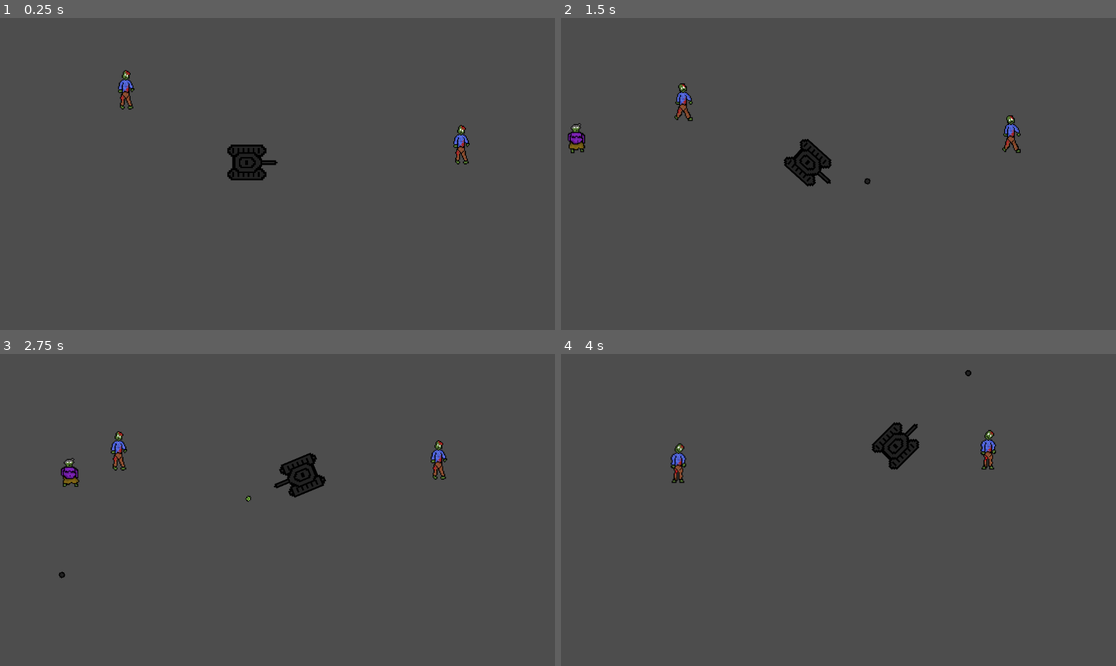
Above: before the commit, frames 1-4 (two rows, left to right).
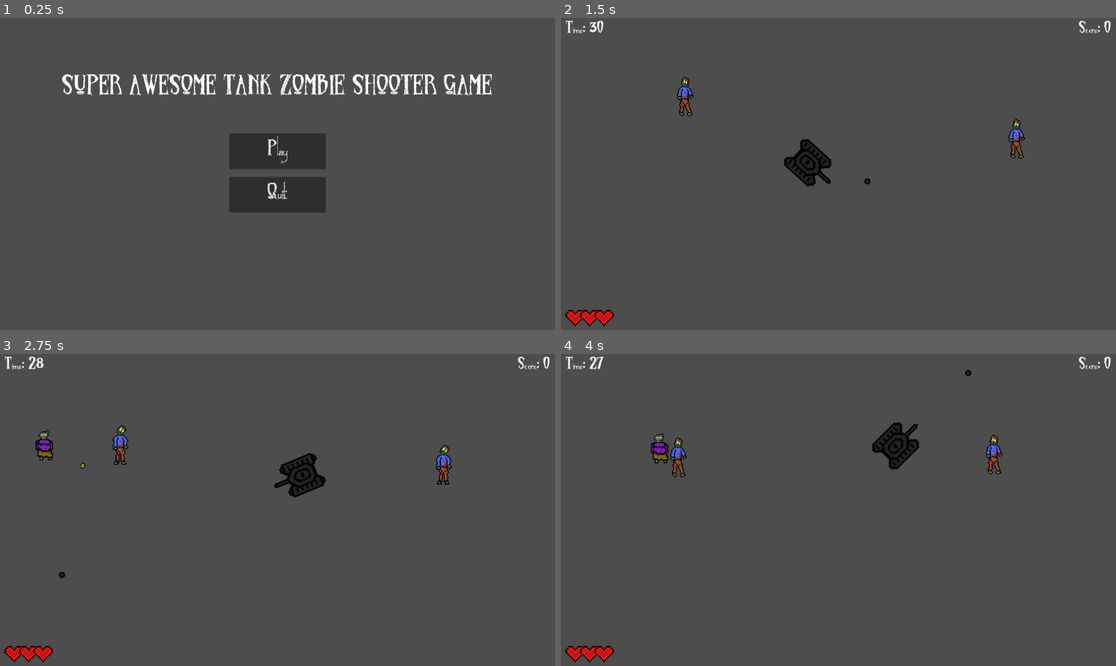
Above: after the commit, the same moments.

Repository: PrestonBrown1/Space-Shooter
Game: Godot game, scene res://UI/main_menu.tscn
Same seed, same stepped clock (60 frames per second), same inputs: the game is played once before the commit and once after it. Before the commit the project starts from res://game.tscn.
Inputs (mouse positions are in pixels of both pictures, inside the frame that each line leads up to):
- Up to frame 1 (0.25 s): no input
- Up to frame 2 (1.5 s): click (838, 152) at 0.5 s, where only the run after the commit has a clickable "Play"; hold D (Right) from 1.28 s (still down); tap Space (Shoot) at 1.35 s
- Up to frame 3 (2.75 s): release D (Right) at 2.03 s; hold S (Back) from 2.03 s (still down); tap Space (Shoot) at 2.1 s
- Up to frame 4 (4 s): release S (Back) at 2.78 s; hold D (Right) 2.78-3.53 s; tap Space (Shoot) at 2.85, 3.6 s; hold W (Forward) from 3.53 s (still down)

The runs differ from the first frame. In frame 1, 6.5% of the frame differs, in the area x 11-89%, y 16-63%; in frame 2, 1.3%; in frame 3, 1.6%; in frame 4, 1.4%.

Commit message:
Completes Project

Diff:
--- a/Enemy/Spitter.gd
+++ b/Enemy/Spitter.gd
@@ -19,7 +19,7 @@
 	position += direction
 	position.y = initialPosition.y + sin(position.x / 20) * wobble
 
-	if (position.x > 1200):
+	if (position.x > Global.VP.x + 100):
 		queue_free()
 
 func _on_timer_timeout():
@@ -38,6 +38,7 @@
 	health -= dmg
 
 	if (health <= 0):
+		Global.updateScore(20)
 		queue_free()
 
 
--- a/Enemy/spitter.tscn
+++ b/Enemy/spitter.tscn
@@ -1,11 +1,11 @@
 [gd_scene load_steps=8 format=3 uid="uid://dsr53my7703b8"]
 
 [ext_resource type="Script" path="res://Enemy/Spitter.gd" id="1_lvojd"]
-[ext_resource type="Texture2D" uid="uid://bxiu7ufk3oq2y" path="res://Assets/ZombieSpitter1W1.png" id="2_2lxvy"]
-[ext_resource type="Texture2D" uid="uid://yoolx3bilpy7" path="res://Assets/ZombieSpitter1W2.png" id="3_nixxo"]
-[ext_resource type="Texture2D" uid="uid://xbilfag5x2fl" path="res://Assets/ZombieSpitter1W3.png" id="4_ini6g"]
-[ext_resource type="Texture2D" uid="uid://b7bb2srnoapyl" path="res://Assets/ZombieSpitter1W4.png" id="5_48k7r"]
-[ext_resource type="Texture2D" uid="uid://brbpovnrogekx" path="res://Assets/ZombieSpitter1W5.png" id="6_gmqyh"]
+[ext_resource type="Texture2D" uid="uid://bxiu7ufk3oq2y" path="res://Assets/Zombies/ZombieSpitter1W1.png" id="2_2lxvy"]
+[ext_resource type="Texture2D" uid="uid://yoolx3bilpy7" path="res://Assets/Zombies/ZombieSpitter1W2.png" id="3_nixxo"]
+[ext_resource type="Texture2D" uid="uid://xbilfag5x2fl" path="res://Assets/Zombies/ZombieSpitter1W3.png" id="4_ini6g"]
+[ext_resource type="Texture2D" uid="uid://b7bb2srnoapyl" path="res://Assets/Zombies/ZombieSpitter1W4.png" id="5_48k7r"]
+[ext_resource type="Texture2D" uid="uid://brbpovnrogekx" path="res://Assets/Zombies/ZombieSpitter1W5.png" id="6_gmqyh"]
 
 [sub_resource type="SpriteFrames" id="SpriteFrames_n0xes"]
 animations = [{
--- /dev/null
+++ b/HUD.gd
@@ -0,0 +1,33 @@
+extends Control
+
+var Indicator = load("res://UI/indicator.tscn")
+var livesPosition = Vector2(30, 15)
+var livesIndex = 30
+
+func _ready():
+	updateScore()
+	updateTime()
+	updateLives()
+
+func updateScore():
+	$Score.text = "Score: " + str(Global.score)
+
+func updateTime():
+	$Time.text = "Time: " + str(Global.time)
+
+func _on_timer_timeout():
+	Global.updateTime(-1)
+	updateTime()
+
+	if Global.time < 0:
+		get_tree().change_scene_to_file("res://UI/end_game.tscn")
+
+func updateLives():
+	for child in $IndicatorContainer.get_children():
+		child.queue_free()
+
+	for i in range(Global.lives):
+		var indicator = Indicator.instantiate()
+		indicator.position = livesPosition + Vector2(livesIndex * i, 0)
+
+		$IndicatorContainer.add_child(indicator)
--- a/Player/Player.gd
+++ b/Player/Player.gd
@@ -32,8 +32,8 @@
 	if (Input.is_action_just_released("Back") || Input.is_action_just_released("Forward")):
 		velocity = Vector2(0, 0)
 
-	position.x = wrapf(position.x, 0, 1152)
-	position.y = wrapf(position.y, 0, 648)
+	position.x = wrapf(position.x, 0, Global.VP.x)
+	position.y = wrapf(position.y, 0, Global.VP.y)
 	velocity = velocity.normalized() * clamp(velocity.length(), 0, maxSpeed)
 
 	position = position + velocity
@@ -63,6 +63,7 @@
 			hide()
 			await explosion._on_animation_finished
 
+		Global.updateLives(-1)
 		queue_free()
 
 
--- /dev/null
+++ b/UI/Menu.gd
@@ -0,0 +1,15 @@
+extends Control
+
+
+func _on_restart_pressed():
+	Global.reset()
+	get_tree().change_scene_to_file("res://game.tscn")
+
+
+func _on_resume_pressed():
+	get_tree().paused = false
+	hide()
+
+
+func _on_quit_pressed():
+	get_tree().quit()
--- /dev/null
+++ b/UI/end_game.gd
@@ -0,0 +1,12 @@
+extends Control
+
+func _ready():
+	$Label.text = "We wanted your brains! Score: " + str(Global.score)
+
+func _on_play_pressed():
+	Global.reset()
+	get_tree().change_scene_to_file("res://game.tscn")
+
+
+func _on_quit_pressed():
+	get_tree().quit()
--- /dev/null
+++ b/UI/end_game.tscn
@@ -0,0 +1,63 @@
+[gd_scene load_steps=3 format=3 uid="uid://dd6577khsfr0l"]
+
+[ext_resource type="Script" path="res://UI/end_game.gd" id="1_u6of6"]
+[ext_resource type="FontFile" uid="uid://ccc8ydygb0nv5" path="res://UI/Fonts/Zombified.ttf" id="2_mt7vl"]
+
+[node name="EndGame" type="Control"]
+layout_mode = 3
+anchors_preset = 15
+anchor_right = 1.0
+anchor_bottom = 1.0
+grow_horizontal = 2
+grow_vertical = 2
+script = ExtResource("1_u6of6")
+
+[node name="Label" type="Label" parent="."]
+layout_mode = 1
+anchors_preset = 5
+anchor_left = 0.5
+anchor_right = 0.5
+offset_left = -134.0
+offset_top = 150.0
+offset_right = 134.0
+offset_bottom = 239.0
+grow_horizontal = 2
+theme_override_fonts/font = ExtResource("2_mt7vl")
+theme_override_font_sizes/font_size = 50
+text = "Your brains were good!"
+
+[node name="Play" type="Button" parent="."]
+layout_mode = 1
+anchors_preset = 8
+anchor_left = 0.5
+anchor_top = 0.5
+anchor_right = 0.5
+anchor_bottom = 0.5
+offset_left = -61.0
+offset_top = -74.0
+offset_right = 61.0
+grow_horizontal = 2
+grow_vertical = 2
+theme_override_fonts/font = ExtResource("2_mt7vl")
+theme_override_font_sizes/font_size = 40
+text = "Play Again?"
+
+[node name="Quit" type="Button" parent="."]
+layout_mode = 1
+anchors_preset = 8
+anchor_left = 0.5
+anchor_top = 0.5
+anchor_right = 0.5
+anchor_bottom = 0.5
+offset_left = -61.0
+offset_top = 16.0
+offset_right = 61.0
+offset_bottom = 90.0
+grow_horizontal = 2
+grow_vertical = 2
+theme_override_fonts/font = ExtResource("2_mt7vl")
+theme_override_font_sizes/font_size = 40
+text = "Quit"
+
+[connection signal="pressed" from="Play" to="." method="_on_play_pressed"]
+[connection signal="pressed" from="Quit" to="." method="_on_quit_pressed"]
--- /dev/null
+++ b/UI/indicator.tscn
@@ -0,0 +1,10 @@
+[gd_scene load_steps=2 format=3 uid="uid://bdir340f73luc"]
+
+[ext_resource type="Texture2D" uid="uid://c2eg13ahvjcqm" path="res://Assets/Heart.png" id="1_smv1e"]
+
+[node name="Indicator" type="Node2D"]
+
+[node name="Sprite2D" type="Sprite2D" parent="."]
+position = Vector2(1, 5)
+scale = Vector2(0.307632, 0.308622)
+texture = ExtResource("1_smv1e")
--- /dev/null
+++ b/UI/main_menu.gd
@@ -0,0 +1,8 @@
+extends Control
+
+func _on_play_pressed():
+	get_tree().change_scene_to_file("res://game.tscn")
+
+
+func _on_quit_pressed():
+	get_tree().quit()
--- /dev/null
+++ b/UI/main_menu.tscn
@@ -0,0 +1,66 @@
+[gd_scene load_steps=3 format=3 uid="uid://bkeeahfhhmysq"]
+
+[ext_resource type="Script" path="res://UI/main_menu.gd" id="1_ok4e1"]
+[ext_resource type="FontFile" uid="uid://ccc8ydygb0nv5" path="res://UI/Fonts/Zombified.ttf" id="1_yanaj"]
+
+[node name="MainMenu" type="Control"]
+layout_mode = 3
+anchors_preset = 15
+anchor_right = 1.0
+anchor_bottom = 1.0
+grow_horizontal = 2
+grow_vertical = 2
+script = ExtResource("1_ok4e1")
+
+[node name="Label" type="Label" parent="."]
+layout_mode = 1
+anchors_preset = 15
+anchor_right = 1.0
+anchor_bottom = 1.0
+offset_bottom = -348.0
+grow_horizontal = 2
+grow_vertical = 2
+theme_override_fonts/font = ExtResource("1_yanaj")
+theme_override_font_sizes/font_size = 50
+text = "SUPER AWESOME TANK ZOMBIE SHOOTER GAME"
+horizontal_alignment = 1
+vertical_alignment = 1
+
+[node name="Play" type="Button" parent="."]
+layout_mode = 1
+anchors_preset = 8
+anchor_left = 0.5
+anchor_top = 0.5
+anchor_right = 0.5
+anchor_bottom = 0.5
+offset_left = -100.0
+offset_top = -84.0
+offset_right = 100.0
+offset_bottom = -10.0
+grow_horizontal = 2
+grow_vertical = 2
+theme_override_fonts/font = ExtResource("1_yanaj")
+theme_override_font_sizes/font_size = 40
+text = "Play
+"
+
+[node name="Quit" type="Button" parent="."]
+layout_mode = 1
+anchors_preset = 8
+anchor_left = 0.5
+anchor_top = 0.5
+anchor_right = 0.5
+anchor_bottom = 0.5
+offset_left = -100.0
+offset_top = 6.0
+offset_right = 100.0
+offset_bottom = 80.0
+grow_horizontal = 2
+grow_vertical = 2
+theme_override_fonts/font = ExtResource("1_yanaj")
+theme_override_font_sizes/font_size = 40
+text = "Quit
+"
+
+[connection signal="pressed" from="Play" to="." method="_on_play_pressed"]
+[connection signal="pressed" from="Quit" to="." method="_on_quit_pressed"]
--- a/Zombie/zombie.gd
+++ b/Zombie/zombie.gd
@@ -10,12 +10,13 @@
 
 
 func _physics_process(_delta):
-	position.x = wrapf(position.x, 0, 1152)
-	position.y = wrapf(position.y, 0, 648)
+	position.x = wrapf(position.x, 0, Global.VP.x)
+	position.y = wrapf(position.y, 0, Global.VP.y)
 	move_and_slide()
 
 func damage(d):
 	health -= d
 
 	if (health <= 0):
+		Global.updateScore(10)
 		queue_free()
--- a/game.tscn
+++ b/game.tscn
@@ -1,9 +1,12 @@
-[gd_scene load_steps=5 format=3 uid="uid://exrwvyqwudl1"]
+[gd_scene load_steps=8 format=3 uid="uid://exrwvyqwudl1"]
 
 [ext_resource type="PackedScene" uid="uid://csxqvjn2hlel1" path="res://player.tscn" id="1_ea8hh"]
 [ext_resource type="PackedScene" uid="uid://ddn6x8eb3s0xv" path="res://zombie.tscn" id="2_4enm8"]
 [ext_resource type="Script" path="res://PlayerContainer.gd" id="2_iob38"]
 [ext_resource type="PackedScene" uid="uid://dsr53my7703b8" path="res://Enemy/spitter.tscn" id="3_7e3tg"]
+[ext_resource type="FontFile" uid="uid://ccc8ydygb0nv5" path="res://UI/Fonts/Zombified.ttf" id="5_7il56"]
+[ext_resource type="Script" path="res://HUD.gd" id="5_hhkmi"]
+[ext_resource type="Script" path="res://UI/Menu.gd" id="7_td3vq"]
 
 [node name="Game" type="Node2D"]
 
@@ -26,3 +29,143 @@
 
 [node name="Spitter" parent="SpitterContainer" instance=ExtResource("3_7e3tg")]
 position = Vector2(784, 112)
+
+[node name="UI" type="CanvasLayer" parent="."]
+
+[node name="HUD" type="Control" parent="UI"]
+layout_mode = 3
+anchors_preset = 15
+anchor_right = 1.0
+anchor_bottom = 1.0
+grow_horizontal = 2
+grow_vertical = 2
+script = ExtResource("5_hhkmi")
+
+[node name="Score" type="Label" parent="UI/HUD"]
+layout_mode = 1
+anchors_preset = 1
+anchor_left = 1.0
+anchor_right = 1.0
+offset_left = -210.0
+offset_right = -10.0
+offset_bottom = 40.0
+grow_horizontal = 0
+theme_override_fonts/font = ExtResource("5_7il56")
+theme_override_font_sizes/font_size = 30
+text = "Score: "
+horizontal_alignment = 2
+vertical_alignment = 1
+
+[node name="Time" type="Label" parent="UI/HUD"]
+layout_mode = 1
+offset_left = 10.0
+offset_right = 210.0
+offset_bottom = 40.0
+theme_override_fonts/font = ExtResource("5_7il56")
+theme_override_font_sizes/font_size = 30
+text = "Time: "
+vertical_alignment = 1
+
+[node name="IndicatorContainer" type="Control" parent="UI/HUD"]
+layout_mode = 1
+anchors_preset = 12
+anchor_top = 1.0
+anchor_right = 1.0
+anchor_bottom = 1.0
+offset_top = -40.0
+grow_horizontal = 2
+grow_vertical = 0
+
+[node name="Timer" type="Timer" parent="UI/HUD"]
+autostart = true
+
+[node name="Menu" type="Control" parent="UI"]
+process_mode = 3
+visible = false
+layout_mode = 3
+anchors_preset = 15
+anchor_right = 1.0
+anchor_bottom = 1.0
+grow_horizontal = 2
+grow_vertical = 2
+script = ExtResource("7_td3vq")
+
+[node name="ColorRect" type="ColorRect" parent="UI/Menu"]
+layout_mode = 1
+anchors_preset = 15
+anchor_right = 1.0
+anchor_bottom = 1.0
+grow_horizontal = 2
+grow_vertical = 2
+color = Color(0, 0, 0, 0.501961)
+
+[node name="PauseMenu" type="Label" parent="UI/Menu"]
+layout_mode = 1
+anchors_preset = 15
+anchor_right = 1.0
+anchor_bottom = 1.0
+offset_bottom = -248.0
+grow_horizontal = 2
+grow_vertical = 2
+theme_override_fonts/font = ExtResource("5_7il56")
+theme_override_font_sizes/font_size = 70
+text = "Paused"
+horizontal_alignment = 1
+vertical_alignment = 1
+
+[node name="Restart" type="Button" parent="UI/Menu"]
+layout_mode = 1
+anchors_preset = 8
+anchor_left = 0.5
+anchor_top = 0.5
+anchor_right = 0.5
+anchor_bottom = 0.5
+offset_left = -40.5
+offset_top = 26.0
+offset_right = 40.5
+offset_bottom = 100.0
+grow_horizontal = 2
+grow_vertical = 2
+theme_override_fonts/font = ExtResource("5_7il56")
+theme_override_font_sizes/font_size = 40
+text = "Restart"
+
+[node name="Resume" type="Button" parent="UI/Menu"]
+layout_mode = 1
+anchors_preset = 8
+anchor_left = 0.5
+anchor_top = 0.5
+anchor_right = 0.5
+anchor_bottom = 0.5
+offset_left = -41.5
+offset_top = -74.0
+offset_right = 41.5
+grow_horizontal = 2
+grow_vertical = 2
+theme_override_fonts/font = ExtResource("5_7il56")
+theme_override_font_sizes/font_size = 40
+text = "Resume
+"
+
+[node name="Quit" type="Button" parent="UI/Menu"]
+layout_mode = 1
+anchors_preset = 8
+anchor_left = 0.5
+anchor_top = 0.5
+anchor_right = 0.5
+anchor_bottom = 0.5
+offset_left = -40.5
+offset_top = 126.0
+offset_right = 40.5
+offset_bottom = 200.0
+grow_horizontal = 2
+grow_vertical = 2
+theme_override_fonts/font = ExtResource("5_7il56")
+theme_override_font_sizes/font_size = 40
+text = "Quit
+"
+
+[connection signal="timeout" from="UI/HUD/Timer" to="UI/HUD" method="_on_timer_timeout"]
+[connection signal="pressed" from="UI/Menu/Restart" to="UI/Menu" method="_on_restart_pressed"]
+[connection signal="pressed" from="UI/Menu/Resume" to="UI/Menu" method="_on_resume_pressed"]
+[connection signal="pressed" from="UI/Menu/Quit" to="UI/Menu" method="_on_quit_pressed"]
--- a/global.gd
+++ b/global.gd
@@ -1,8 +1,61 @@
 extends Node
 
+var VP = Vector2.ZERO
+var score = 0
+var lives = 0
+var time = 0
+
 func _ready():
+	process_mode = Node.PROCESS_MODE_ALWAYS
 	randomize()
+	VP = get_viewport().size
+	var _signal = get_tree().get_root().size_changed.connect(_resize)
+	reset()
 
 func _process(_delta):
-	if (Input.is_action_pressed("Quit")):
-		get_tree().quit()
+	if (Input.is_action_just_pressed("Quit")):
+		var menu = get_node_or_null("/root/Game/UI/Menu")
+		if (menu == null):
+			get_tree().quit()
+		else:
+			if menu.visible:
+				get_tree().paused = false
+				menu.hide()
+			else:
+				get_tree().paused = true
+				menu.show()
+
+	var ZombieContainer = get_node_or_null("/root/Game/ZombieContainer")
+	var SpitterContainer = get_node_or_null("/root/Game/SpitterContainer")
+
+	if (ZombieContainer != null and SpitterContainer != null):
+		if (ZombieContainer.get_child_count() == 0 and SpitterContainer.get_child_count() == 0):
+			get_tree().change_scene_to_file("res://UI/end_game.tscn")
+
+func reset():
+	get_tree().paused = false
+	score = 0
+	time = 30
+	lives = 3
+
+func updateLives(l):
+	lives += l
+	var hud = get_node_or_null("/root/Game/UI/HUD")
+	if (hud != null):
+		hud.updateLives()
+
+	if lives < 0:
+		get_tree().change_scene_to_file("res://UI/end_game.tscn")
+
+func updateScore(s):
+	score += s
+	var hud = get_node_or_null("/root/Game/UI/HUD")
+
+	if hud != null:
+		hud.updateScore()
+
+func updateTime(t):
+	time += t
+
+func _resize():
+	VP = get_viewport().size
--- a/player.tscn
+++ b/player.tscn
@@ -96,8 +96,8 @@
 [node name="Area2D" type="Area2D" parent="."]
 
 [node name="CollisionShape2D" type="CollisionShape2D" parent="Area2D"]
+visible = false
 position = Vector2(0.714294, 0.714264)
-scale = Vector2(1, 1)
 shape = SubResource("RectangleShape2D_pgtaa")
 
 [connection signal="body_entered" from="Area2D" to="." method="_on_area_2d_body_entered"]
--- a/project.godot
+++ b/project.godot
@@ -11,7 +11,7 @@
 [application]
 
 config/name="Space-Shooter"
-run/main_scene="res://game.tscn"
+run/main_scene="res://UI/main_menu.tscn"
 config/features=PackedStringArray("4.1", "Forward Plus")
 config/icon="res://icon.svg"
 
Binary file added: Assets/Heart.png
Not shown, changed: Assets/Heart.png.import
Renamed: Assets/ZombieSpitter1W1.png -> Assets/Zombies/ZombieSpitter1W1.png
Not shown, changed: Assets/Zombies/ZombieSpitter1W1.png.import
Renamed: Assets/ZombieSpitter1W2.png -> Assets/Zombies/ZombieSpitter1W2.png
Not shown, changed: Assets/Zombies/ZombieSpitter1W2.png.import
Renamed: Assets/ZombieSpitter1W3.png -> Assets/Zombies/ZombieSpitter1W3.png
Not shown, changed: Assets/Zombies/ZombieSpitter1W3.png.import
Renamed: Assets/ZombieSpitter1W4.png -> Assets/Zombies/ZombieSpitter1W4.png
Not shown, changed: Assets/Zombies/ZombieSpitter1W4.png.import
Renamed: Assets/ZombieSpitter1W5.png -> Assets/Zombies/ZombieSpitter1W5.png
Not shown, added: Assets/Zombies/ZombieSpitter1W5.png.import
(and 2 more such lines)
